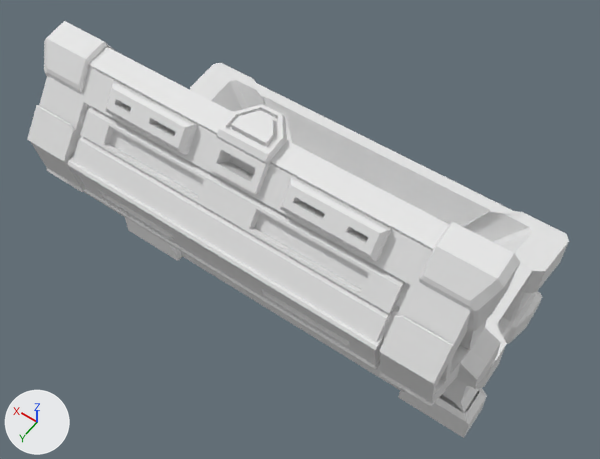
Renders of the FBX model Assets/_Project/Art/3D/SM_Chest.fbx from each side of a commit.
Before and after are seen from a 50 mm camera at (-0.373, 0.593, 0.99) aimed at (-0.006, 0.079, 0.184). Lighting does not change. The marker at lower left points along +X, +Y and +Z. Where no turn or scale is listed for an object, it has been applied to the vertices.
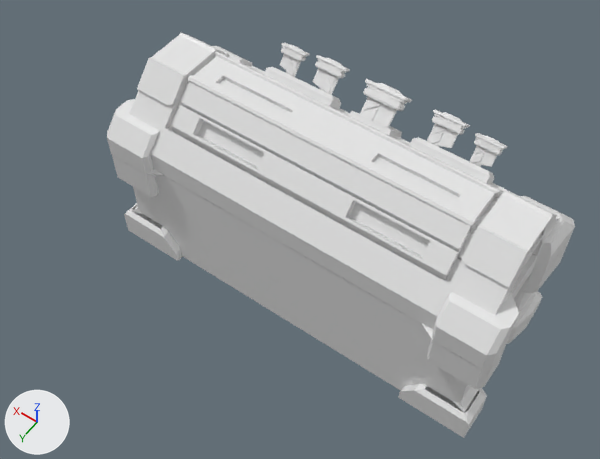
Commit message: Chest T+SM

Location of each change, [x1, y1, x2, y2] in pixels of the pictures (600 x 459 px):
'Cube.001', moved, turned
    before: [27, 21, 520, 406]
    after: [107, 33, 575, 369]
'Cube.005', added
    after: [360, 79, 412, 128]
'Cube.004', added
    after: [427, 110, 470, 148]
'Cube.007', added
    after: [312, 55, 350, 95]
'Cube.006', added
    after: [469, 133, 507, 167]
'Cube.008', added
    after: [280, 43, 309, 77]

The change in detail:
Mesh me_cube_006 is new.
It has 374 vertices, 380 faces and spans x -0.0339..0.0278, y -0.034..0.048, z -0.0442..0.0329.
Mesh me_cube_001 is new.
It has 374 vertices, 380 faces and spans x -0.0257..0.021, y -0.025..0.0346, z -0.0352..0.0256.
Mesh me_cube_009 is new.
It has 374 vertices, 380 faces and spans x 0.2738..0.3134, y -0.0196..0.0257, z -0.0329..0.0228.
Mesh me_cube_007 is new.
It has 374 vertices, 380 faces and spans x -0.0217..0.0178, y -0.0196..0.0257, z -0.0329..0.0228.
Mesh me_cube_008 is new.
It has 374 vertices, 380 faces and spans x 0.1535..0.2002, y -0.025..0.0346, z -0.0352..0.0256.
Object 'Cube.001' (ob_cube_001) moves from (0.0, 0.104, 0.192) to (0.0, 0.104, 0.18).
Object 'Cube.001' (ob_cube_001) turns from (-99, 0, 0) to (0.1, 0, 0) degrees about x, y and z.
Object 'Cube.005' (ob_cube_005) is new; it shows me_cube_006.
Its location is (0.004, -0.102, 0.231).
Object 'Cube.004' (ob_cube_004) is new; it shows me_cube_001.
Its location is (-0.088, -0.112, 0.235).
Object 'Cube.008' (ob_cube_008) is new; it shows me_cube_009.
Its location is (-0.146, -0.112, 0.235).
Object 'Cube.006' (ob_cube_006) is new; it shows me_cube_007.
Its location is (-0.146, -0.112, 0.235).
Object 'Cube.007' (ob_cube_007) is new; it shows me_cube_008.
Its location is (-0.088, -0.112, 0.235).
